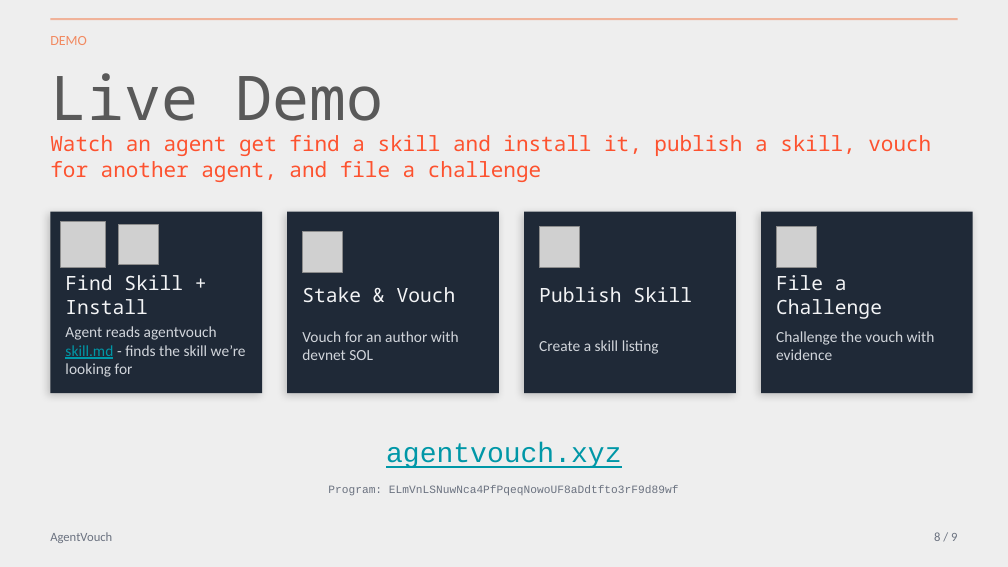
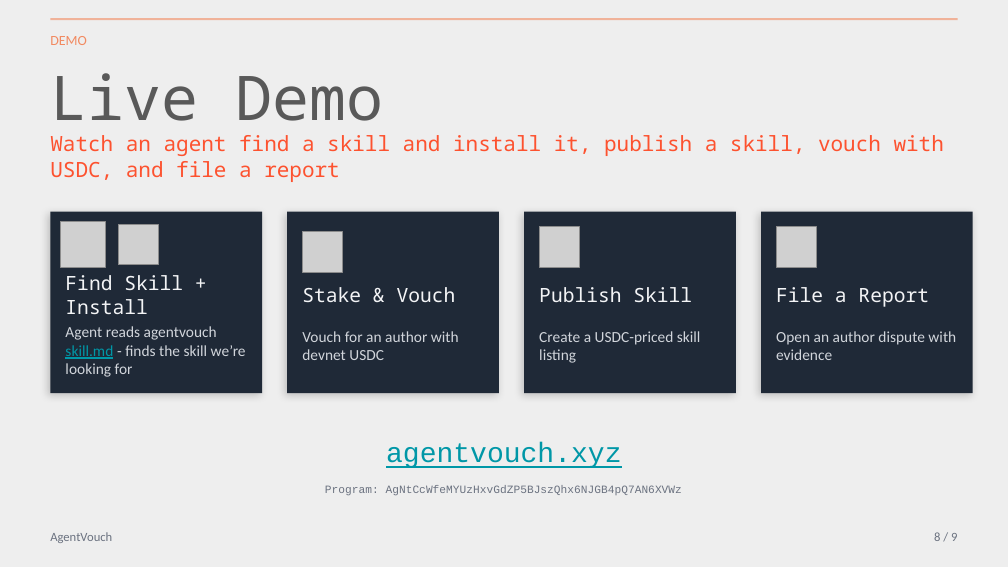
Before and after one commit to dirtybits/agent-reputation-oracle, a slide deck: slide 12 of pitch/AgentVouch_walkthrough.pptx. Drawn at 1008x567 pixels with LibreOffice and Linux fonts; fonts in the diff are those of the drawing; grey boxes stand for pictures. Boxes give left, top, right and bottom in pixels: in the first picture for what was removed or moved away, otherwise in the second. Text is boxed around its words. In the diff, an @@ line names an element or a change of style, - is before the commit and + after.

```diff
--- a/pitch/AgentVouch_walkthrough.pptx
+++ b/pitch/AgentVouch_walkthrough.pptx
@@ text at (50,135,944,182): text changed @@
-Watch an agent get find a skill and install it, publish a skill, vouch for another agent, and file a challenge
+Watch an agent find a skill and install it, publish a skill, vouch with USDC, and file a report
@@ text at (776,287,929,307): text changed @@
-File a Challenge
+File a Report
@@ text at (302,331,459,360): text changed @@
-Vouch for an author with devnet SOL
+Vouch for an author with devnet USDC
@@ text at (539,331,701,363): text changed @@
-Create a skill listing
+Create a USDC-priced skill listing
@@ text at (776,331,956,360): text changed @@
-Challenge the vouch with evidence
+Open an author dispute with evidence
@@ text at (325,485,682,495): text changed @@
-Program: ELmVnLSNuwNca4PfPqeqNowoUF8aDdtfto3rF9d89wf
+Program: AgNtCcWfeMYUzHxvGdZP5BJszQhx6NJGB4pQ7AN6XVWz
```
Also in this commit, not shown: 12 other slides changed, 10 other files.
